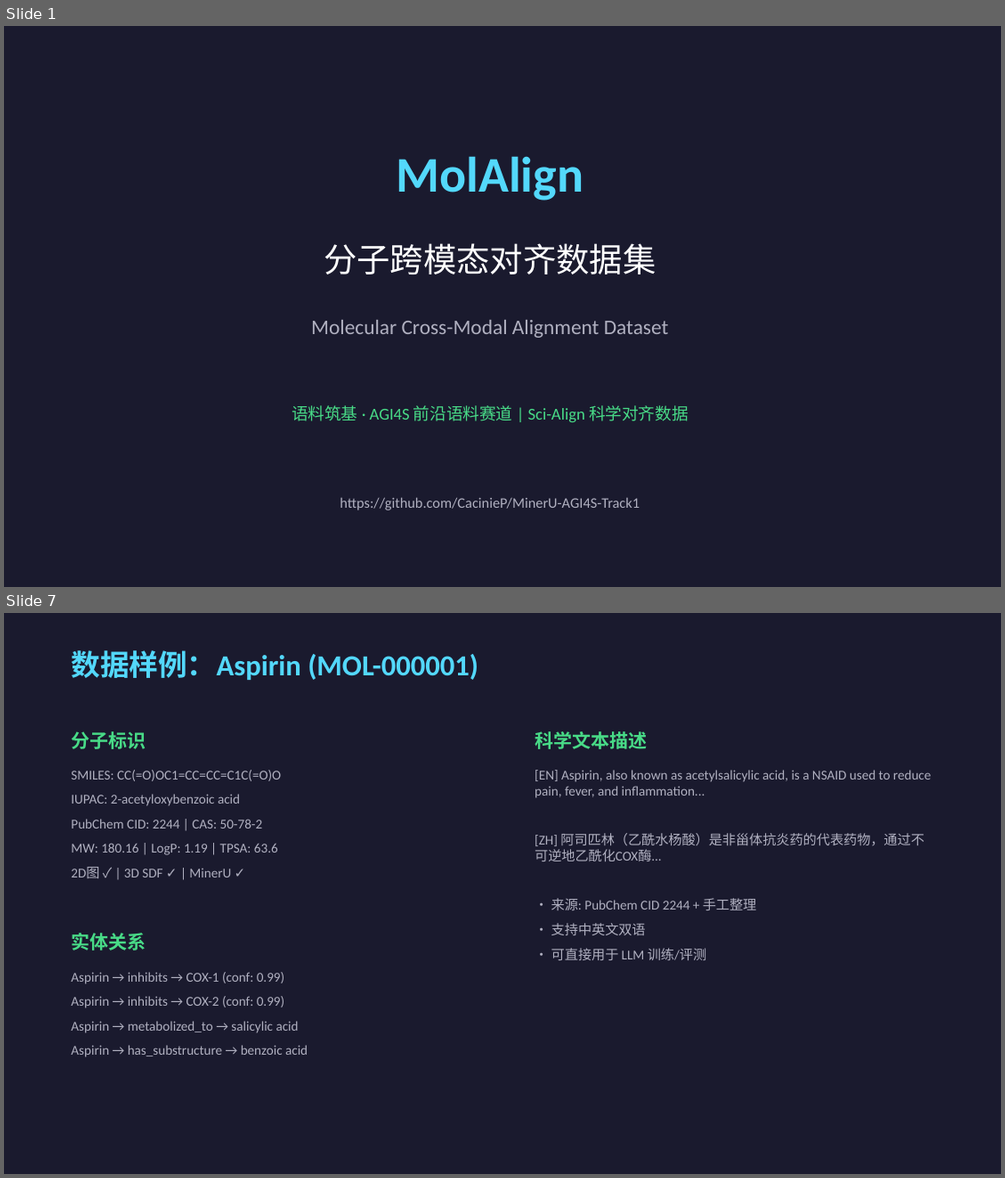
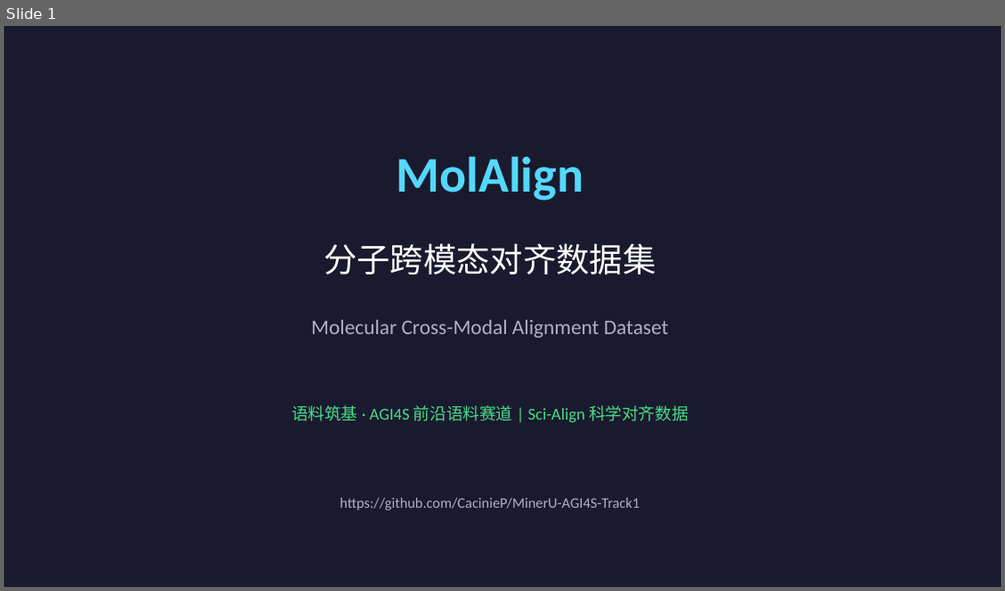
Before and after one commit to CacinieP/MDIC26-Track1-SciAlign, a slide deck: docs/MolAlign_Competition_PPT.pptx. Shown one above the other, each under a label of ours: slides 1 and 7 before the commit, slide 1 after it; the slides between them are not shown. The pictures are 1005x1178 and 1005x591 pixels, drawn with LibreOffice and Linux fonts; fonts in the diff are those of the drawing. Boxes give left, top, right and bottom in pixels: in the first picture for what was removed or moved away, otherwise in the second. Text is boxed around its words. In the diff, an @@ line names an element or a change of style, - is before the commit and + after.

Commit message:
feat: update PPT, samples and notebook with real MinerU extraction data
- Regenerate PPT (v2.1): updated stats, MinerU usage, paper extraction table
- Update sample dataset: 12 samples now include 5 with real paper images
- Fix notebook: handle RDKit MolsToGridImage API change
- Add generated analysis figures (category/property/modality/grid)

```diff
--- a/docs/MolAlign_Competition_PPT.pptx
+++ b/docs/MolAlign_Competition_PPT.pptx
@@ slide 7 removed at (4, 613, 1001, 1174), background #1A1A2E @@
@@ text removed at (71, 650, 478, 680) @@
-数据样例：Aspirin (MOL-000001)
@@ text removed at (71, 731, 146, 749) @@
-分子标识
@@ text removed at (534, 731, 647, 749) @@
-科学文本描述
@@ text removed at (71, 770, 281, 878) @@
-SMILES: CC(=O)OC1=CC=CC=C1C(=O)O
-IUPAC: 2-acetyloxybenzoic acid
-PubChem CID: 2244 | CAS: 50-78-2
-MW: 180.16 | LogP: 1.19 | TPSA: 63.6
-2D图 ✓ | 3D SDF ✓ | MinerU ✓
@@ text removed at (534, 770, 930, 960) @@
-[EN] Aspirin, also known as acetylsalicylic acid, is a NSAID used to reduce pain, fever, and inflammation...
-[ZH] 阿司匹林（乙酰水杨酸）是非甾体抗炎药的代表药物，通过不可逆地乙酰化COX酶...
-• 来源: PubChem CID 2244 + 手工整理
-• 支持中英文双语
-• 可直接用于 LLM 训练/评测
@@ text removed at (71, 933, 146, 950) @@
-实体关系
@@ text removed at (71, 972, 307, 1057) @@
-Aspirin → inhibits → COX-1 (conf: 0.99)
-Aspirin → inhibits → COX-2 (conf: 0.99)
-Aspirin → metabolized_to → salicylic acid
-Aspirin → has_substructure → benzoic acid
```
Also in this commit, not shown: 7 slides changed, 1 slide added, 8 other files.
